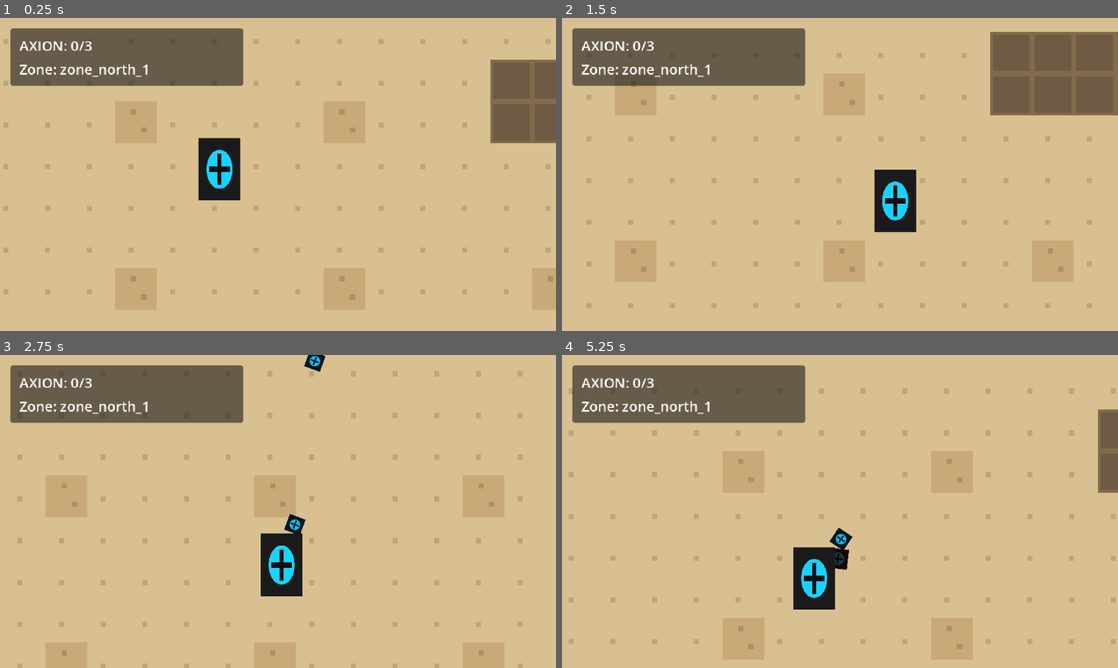
Above: before the commit, frames 1-4 (two rows, left to right).
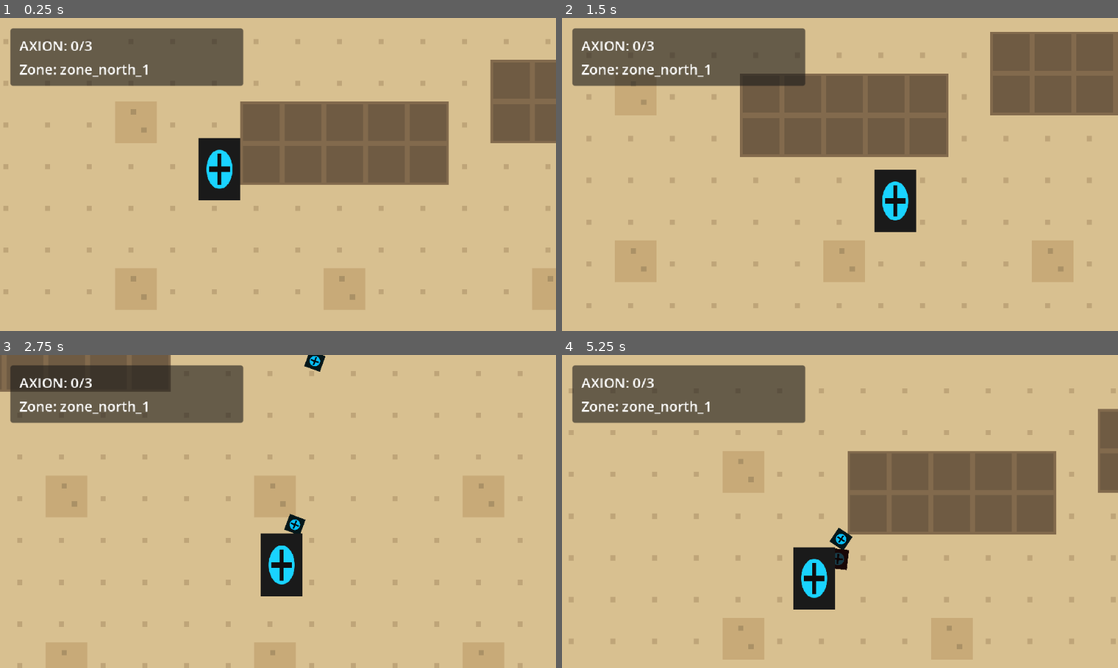
Above: after the commit, the same moments.

Repository: Barachiell/unit-7-oasis
Game: Godot game, scene res://scenes/zones/zone_north_1.tscn
Same seed, same stepped clock (60 frames per second), same inputs: the game is played once before the commit and once after it. This scene is started directly instead of the project's main scene.
Inputs (mouse positions are in pixels of both pictures, inside the frame that each line leads up to):
- Up to frame 1 (0.25 s): no input
- Up to frame 2 (1.5 s): move the mouse to (962, 158) at 0.52 s; hold D (move_right) 0.53-1.28 s; hold E (advance_dialogue) 0.53-1.28 s; move the mouse to (728, 190) at 1.27 s; hold S (move_down) from 1.28 s (still down); tap Shift (run) at 1.35 s
- Up to frame 3 (2.75 s): move the mouse to (333, 442) at 2.02 s; release S (move_down) at 2.03 s; press the mouse at (333, 442) at 2.03 s; hold D (move_right) from 2.03 s (still down)
- Up to frame 4 (5.25 s): move the mouse to (812, 574) at 2.77 s; release D (move_right) at 2.78 s; release the mouse at (812, 574) at 2.78 s; hold W (move_up) 2.78-3.53 s; tap R (use_coolant) at 2.85 s; move the mouse to (1006, 558) at 3.52 s; hold E (advance_dialogue) 3.53-4.28 s; hold A (move_left) 3.53-5.03 s; move the mouse to (673, 464) at 4.27 s; tap Shift (run) at 4.35 s; move the mouse to (867, 511) at 5.02 s; press the mouse at (867, 511) at 5.03 s; hold S (move_down) from 5.03 s (still down)

The runs differ from the first frame. In frame 1, 10% of the frame differs, in the area x 43-81%, y 26-54%; in frame 2, 10%; in frame 3, 3.5%; in frame 4, 10%, in the area x 1-100%, y 12-69%.

Commit message:
Tune Block 11: enforce north-west-north route and denser encounters
Co-authored-by: Copilot <223556219+Copilot@users.noreply.github.com>

Diff:
--- a/data/zones.json
+++ b/data/zones.json
@@ -1,19 +1,39 @@
 {
   "village": {
-    "enemies": []
+    "enemies": [],
+    "obstacles": [
+      { "x": 18, "y": 16, "w": 6, "h": 2 },
+      { "x": 29, "y": 10, "w": 4, "h": 3 }
+    ]
   },
   "zone_north_1": {
     "enemies": [
       { "type": "Scrapper", "x": 510, "y": 180 },
       { "type": "Scrapper", "x": 390, "y": 260 },
-      { "type": "Scrapper", "x": 600, "y": 300 }
+      { "type": "Scrapper", "x": 600, "y": 300 },
+      { "type": "Scrapper", "x": 470, "y": 320 },
+      { "type": "Scrapper", "x": 560, "y": 220 }
+    ],
+    "obstacles": [
+      { "x": 8, "y": 12, "w": 5, "h": 2 },
+      { "x": 22, "y": 8, "w": 3, "h": 4 },
+      { "x": 30, "y": 15, "w": 7, "h": 2 },
+      { "x": 36, "y": 20, "w": 4, "h": 3 }
     ]
   },
   "zone_west": {
     "enemies": [
       { "type": "Scrapper", "x": 540, "y": 200 },
       { "type": "Scrapper", "x": 410, "y": 250 },
-      { "type": "Hauler", "x": 620, "y": 280 }
+      { "type": "Hauler", "x": 620, "y": 280 },
+      { "type": "Scrapper", "x": 520, "y": 320 },
+      { "type": "Hauler", "x": 460, "y": 170 }
+    ],
+    "obstacles": [
+      { "x": 10, "y": 9, "w": 6, "h": 2 },
+      { "x": 18, "y": 18, "w": 4, "h": 3 },
+      { "x": 27, "y": 11, "w": 5, "h": 2 },
+      { "x": 33, "y": 22, "w": 6, "h": 2 }
     ]
   },
   "zone_north_2": {
@@ -21,7 +41,15 @@
       { "type": "Hauler", "x": 520, "y": 190 },
       { "type": "Hauler", "x": 620, "y": 280 },
       { "type": "Hauler", "x": 430, "y": 250 },
-      { "type": "Scrapper", "x": 560, "y": 330 }
+      { "type": "Scrapper", "x": 560, "y": 330 },
+      { "type": "Hauler", "x": 510, "y": 340 },
+      { "type": "Scrapper", "x": 640, "y": 220 }
+    ],
+    "obstacles": [
+      { "x": 7, "y": 10, "w": 7, "h": 2 },
+      { "x": 16, "y": 20, "w": 5, "h": 2 },
+      { "x": 24, "y": 13, "w": 6, "h": 3 },
+      { "x": 35, "y": 17, "w": 5, "h": 3 }
     ]
   }
 }
--- a/scenes/zones/zone_north_1.tscn
+++ b/scenes/zones/zone_north_1.tscn
@@ -32,7 +32,7 @@
 position = Vector2(120, 220)
 
 [node name="Spawn_from_west" type="Marker2D" parent="SpawnPoints"]
-position = Vector2(120, 220)
+position = Vector2(650, 240)
 
 [node name="Entities" type="Node2D" parent="."]
 
@@ -56,7 +56,7 @@
 [node name="ExitToWest" parent="Triggers" instance=ExtResource("3_0e2mn")]
 target_zone = "res://scenes/zones/zone_west.tscn"
 target_spawn_id = "from_north_1"
-position = Vector2(720, 240)
+position = Vector2(32, 240)
 
 [node name="CollisionShape2D" parent="Triggers/ExitToWest" index="0"]
 shape = SubResource("RectangleShape2D_exit_open")
--- a/scenes/zones/zone_north_2.tscn
+++ b/scenes/zones/zone_north_2.tscn
@@ -29,7 +29,7 @@
 position = Vector2(120, 220)
 
 [node name="Spawn_from_west" type="Marker2D" parent="SpawnPoints"]
-position = Vector2(120, 220)
+position = Vector2(368, 430)
 
 [node name="Entities" type="Node2D" parent="."]
 
--- a/scenes/zones/zone_west.tscn
+++ b/scenes/zones/zone_west.tscn
@@ -29,7 +29,7 @@
 position = Vector2(120, 220)
 
 [node name="Spawn_from_north_1" type="Marker2D" parent="SpawnPoints"]
-position = Vector2(120, 220)
+position = Vector2(650, 240)
 
 [node name="Spawn_from_north_2" type="Marker2D" parent="SpawnPoints"]
 position = Vector2(120, 220)
@@ -56,7 +56,7 @@
 [node name="ExitToNorth2" parent="Triggers" instance=ExtResource("3_15y2g")]
 target_zone = "res://scenes/zones/zone_north_2.tscn"
 target_spawn_id = "from_west"
-position = Vector2(720, 240)
+position = Vector2(368, 16)
 
 [node name="CollisionShape2D" parent="Triggers/ExitToNorth2" index="0"]
 shape = SubResource("RectangleShape2D_exit_open")
--- a/scripts/zones/zone_runtime.gd
+++ b/scripts/zones/zone_runtime.gd
@@ -33,6 +33,7 @@
 var is_restart_pending: bool = false
 
 func _ready() -> void:
+	zone_data = _load_zone_data()
 	_setup_hud_state()
 	_setup_tilemaps()
 	_paint_zone()
@@ -147,6 +148,33 @@
 	for x in range(10, 17):
 		overhead_layer.set_cell(Vector2i(x, 7), TILE_SOURCE_ID, TILE_OVERHEAD)
 
+	_paint_zone_obstacles_from_data()
+
+func _paint_zone_obstacles_from_data() -> void:
+	var config: Variant = zone_data.get(zone_id, {})
+	if not config is Dictionary:
+		return
+	var obstacle_config: Variant = (config as Dictionary).get("obstacles", [])
+	if not obstacle_config is Array:
+		return
+
+	for obstacle in obstacle_config:
+		if not obstacle is Dictionary:
+			continue
+		_paint_solid_rect(obstacle as Dictionary)
+
+func _paint_solid_rect(obstacle: Dictionary) -> void:
+	var start_x := int(obstacle.get("x", 0))
+	var start_y := int(obstacle.get("y", 0))
+	var width := max(int(obstacle.get("w", 1)), 1)
+	var height := max(int(obstacle.get("h", 1)), 1)
+
+	for x in range(start_x, start_x + width):
+		for y in range(start_y, start_y + height):
+			if x <= 0 or y <= 0 or x >= room_width - 1 or y >= room_height - 1:
+				continue
+			objects_layer.set_cell(Vector2i(x, y), TILE_SOURCE_ID, TILE_SOLID)
+
 func _position_player_from_spawn() -> void:
 	var game_manager: Node = get_node("/root/GameManager")
 	var spawn_id: String = game_manager.pending_spawn_id
@@ -176,7 +204,6 @@
 	player.ammo_changed.connect(_sync_state_to_game_manager)
 
 func _spawn_zone_enemies() -> void:
-	zone_data = _load_zone_data()
 	var config: Variant = zone_data.get(zone_id, {})
 	if not config is Dictionary:
 		return
Not shown: 1 places in scenes/zones/zone_north_1.tscn that only renumber resources
Not shown: 1 places in scenes/zones/zone_north_2.tscn that only renumber resources
Not shown: 1 places in scenes/zones/zone_west.tscn that only renumber resources
